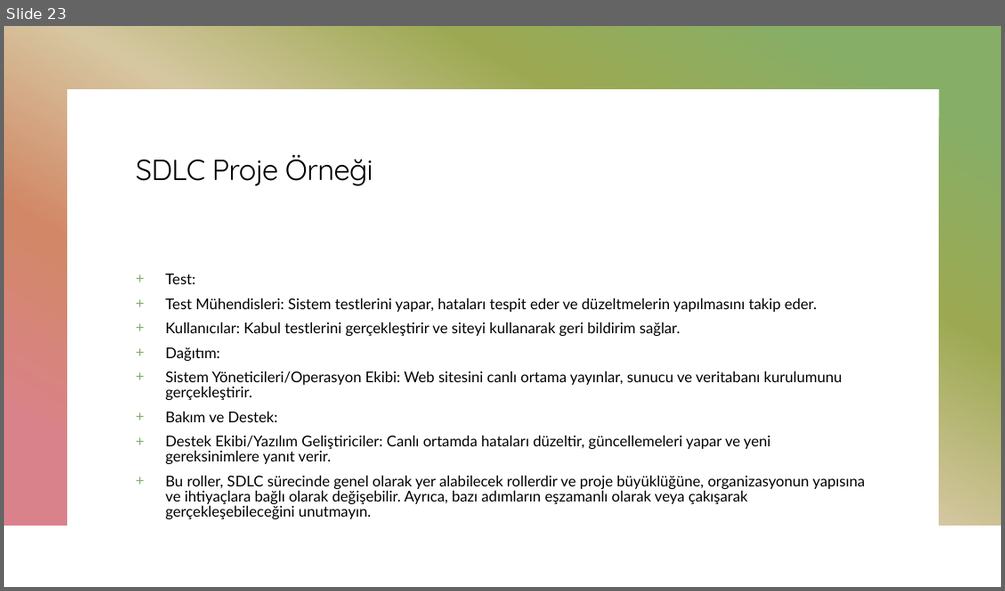
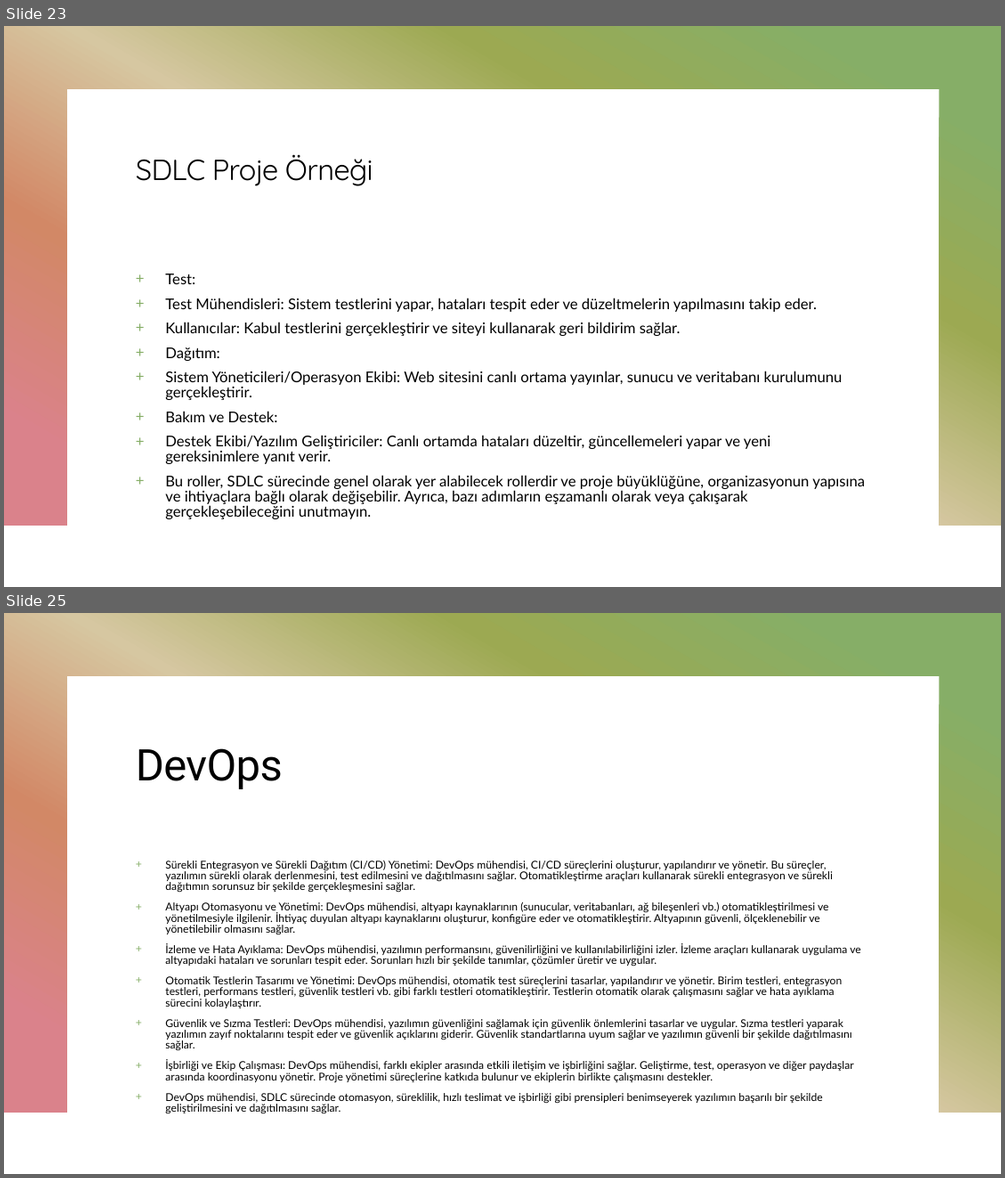
Before and after one commit to mehmetsungur/SDLC, a slide deck: SDLC.pptx. Shown one above the other, each under a label of ours: slide 23 before the commit, slides 23 and 25 after it; the slides between them are not shown. The pictures are 1005x591 and 1005x1178 pixels, drawn with LibreOffice and Linux fonts; fonts in the diff are those of the drawing. Boxes give left, top, right and bottom in pixels: in the first picture for what was removed or moved away, otherwise in the second. Text is boxed around its words. In the diff, an @@ line names an element or a change of style, - is before the commit and + after.

```diff
--- a/SDLC.pptx
+++ b/SDLC.pptx
@@ slide 25 added at box(4, 613, 1001, 1174), background #FFFFFF; not listed: 1 template element that a slide beside it also shows @@
@@ title added at box(136, 748, 283, 789), 42 pt, text #000000 @@
+DevOps
@@ text added at box(165, 860, 861, 1114), 10.4 pt, text #000000 @@
++ Sürekli Entegrasyon ve Sürekli Dağıtım (CI/CD) Yönetimi: DevOps mühendisi, CI/CD süreçlerini oluşturur, yapılandırır ve yönetir. Bu süreçler, yazılımın sürekli olarak derlenmesini, test edilmesini ve dağıtılmasını sağlar. Otomatikleştirme araçları kullanarak sürekli entegrasyon ve sürekli dağıtımın sorunsuz bir şekilde gerçekleşmesini sağlar.
++ Altyapı Otomasyonu ve Yönetimi: DevOps mühendisi, altyapı kaynaklarının (sunucular, veritabanları, ağ bileşenleri vb.) otomatikleştirilmesi ve yönetilmesiyle ilgilenir. İhtiyaç duyulan altyapı kaynaklarını oluşturur, konfigüre eder ve otomatikleştirir. Altyapının güvenli, ölçeklenebilir ve yönetilebilir olmasını sağlar.
++ İzleme ve Hata Ayıklama: DevOps mühendisi, yazılımın performansını, güvenilirliğini ve kullanılabilirliğini izler. İzleme araçları kullanarak uygulama ve altyapıdaki hataları ve sorunları tespit eder. Sorunları hızlı bir şekilde tanımlar, çözümler üretir ve uygular.
++ Otomatik Testlerin Tasarımı ve Yönetimi: DevOps mühendisi, otomatik test süreçlerini tasarlar, yapılandırır ve yönetir. Birim testleri, entegrasyon testleri, performans testleri, güvenlik testleri vb. gibi farklı testleri otomatikleştirir. Testlerin otomatik olarak çalışmasını sağlar ve hata ayıklama sürecini kolaylaştırır.
++ Güvenlik ve Sızma Testleri: DevOps mühendisi, yazılımın güvenliğini sağlamak için güvenlik önlemlerini tasarlar ve uygular. Sızma testleri yaparak yazılımın zayıf noktalarını tespit eder ve güvenlik açıklarını giderir. Güvenlik standartlarına uyum sağlar ve yazılımın güvenli bir şekilde dağıtılmasını sağlar.
++ İşbirliği ve Ekip Çalışması: DevOps mühendisi, farklı ekipler arasında etkili iletişim ve işbirliğini sağlar. Geliştirme, test, operasyon ve diğer paydaşlar arasında koordinasyonu yönetir. Proje yönetimi süreçlerine katkıda bulunur ve ekiplerin birlikte çalışmasını destekler.
++ DevOps mühendisi, SDLC sürecinde otomasyon, süreklilik, hızlı teslimat ve işbirliği gibi prensipleri benimseyerek yazılımın başarılı bir şekilde geliştirilmesini ve dağıtılmasını sağlar.
```
Also in this commit, not shown: 1 other slide added.
